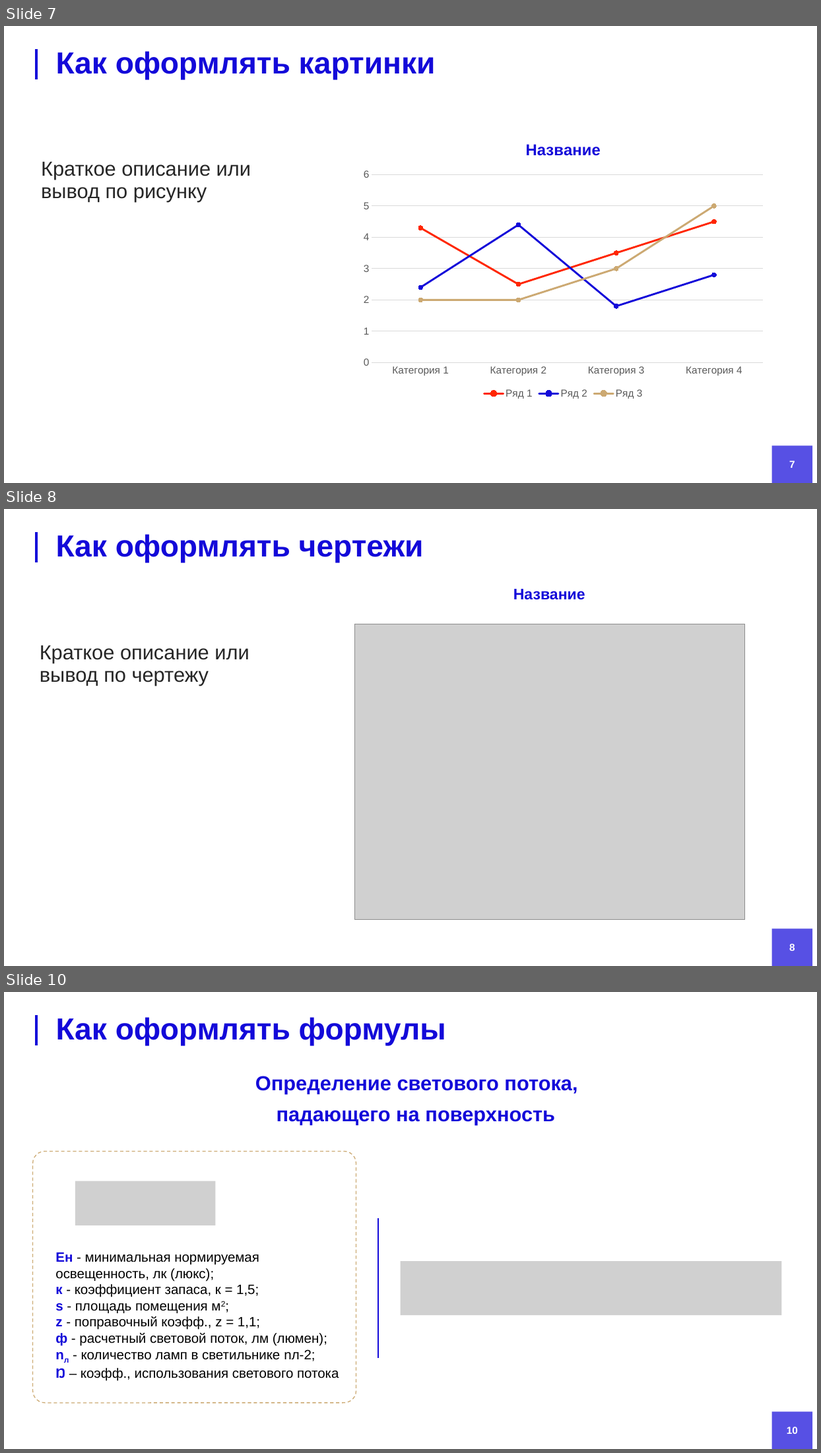
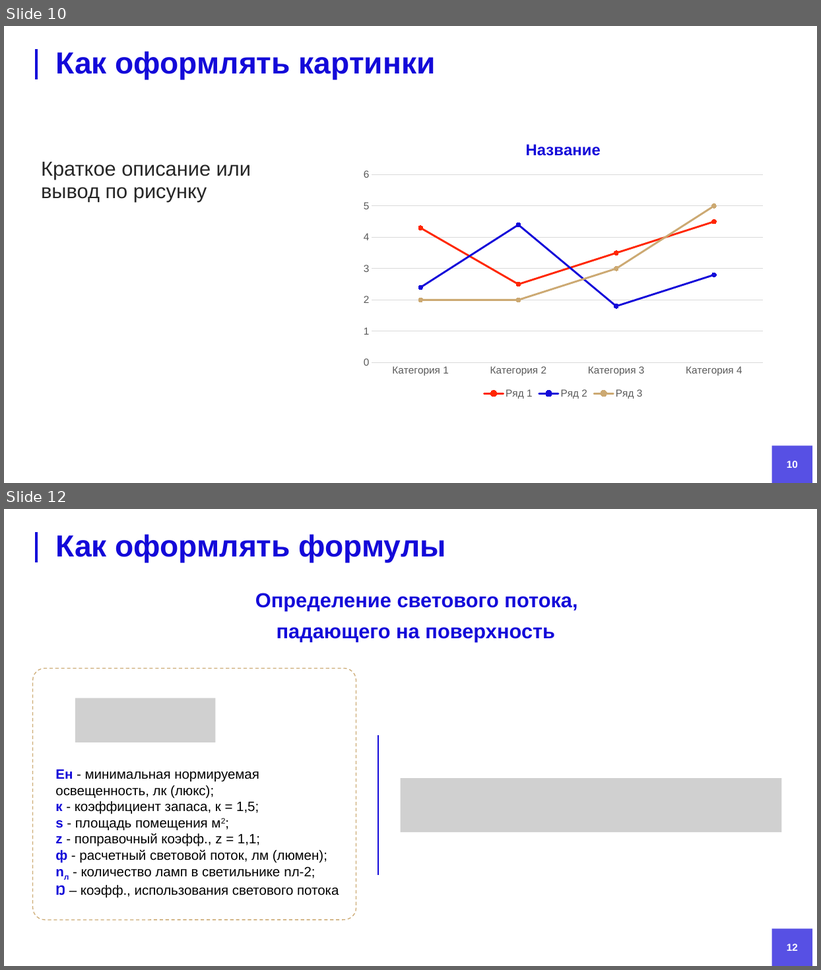
Before and after one commit to DefautName/MagWork, a slide deck: doc/PrezMag.pptx. Shown one above the other, each under a label of ours: slides 7, 8 and 10 before the commit, slides 10 and 12 after it; the slides between them are not shown. The pictures are 821x1453 and 821x970 pixels, drawn with LibreOffice and Linux fonts; fonts in the diff are those of the drawing; grey boxes stand for pictures; background and template pictures are left out. Boxes give left, top, right and bottom in pixels: in the first picture for what was removed or moved away, otherwise in the second. Text is boxed around its words. In the diff, an @@ line names an element or a change of style, - is before the commit and + after.

```diff
--- a/doc/PrezMag.pptx
+++ b/doc/PrezMag.pptx
@@ slide 8 removed at <box>4,509,817,966</box>, background #FFFFFF; not listed: 2 template elements that a slide beside it also shows @@
@@ title removed at <box>56,534,424,563</box> @@
-Как оформлять чертежи
@@ text removed at <box>514,589,585,600</box> @@
-Название
@@ picture removed at <box>355,625,745,920</box> @@
@@ text removed at <box>40,645,249,685</box> @@
-Краткое описание или вывод по чертежу
@@ page number removed at <box>789,944,795,951</box> @@
-8
@@ what was slide 7 is now slide 10 @@
@@ page number at <box>787,461,798,468</box>: text changed @@
-7
+10
@@ what was slide 10 is now slide 12 @@
@@ page number at <box>787,944,798,951</box>: text changed @@
-10
+12
```
Also in this commit, not shown: 4 slides changed, 5 slides added, 2 other slides removed, 2 other files.
